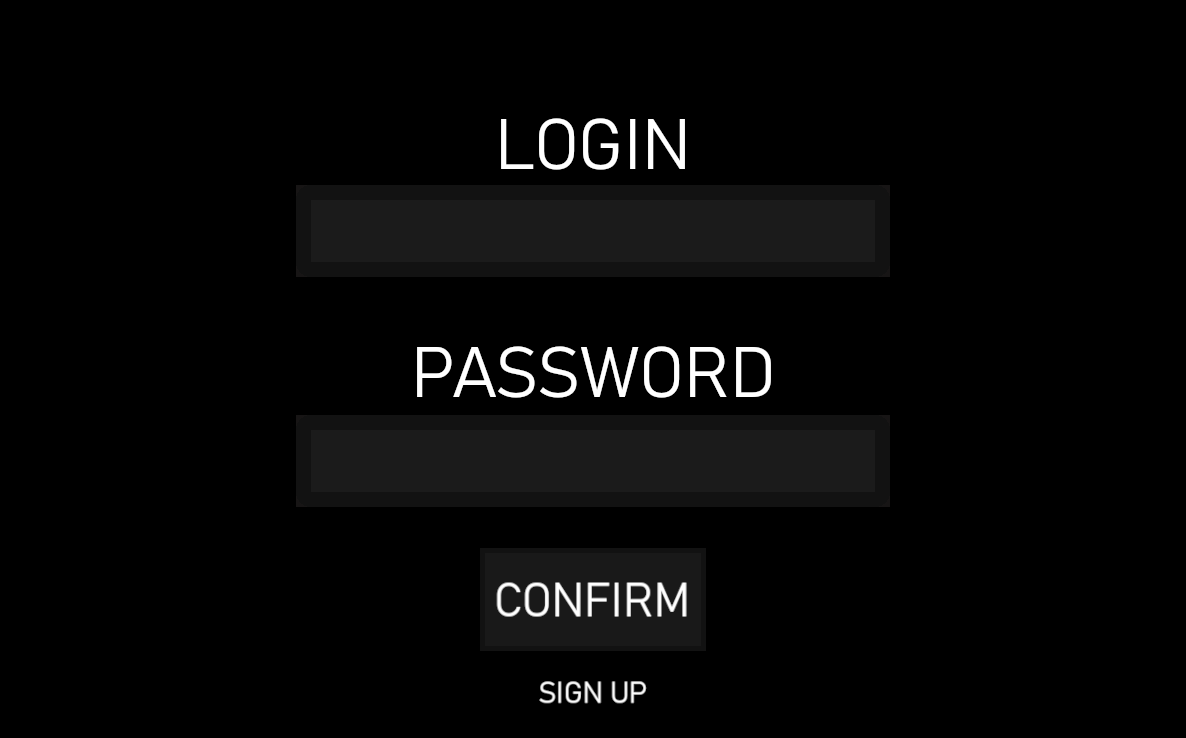
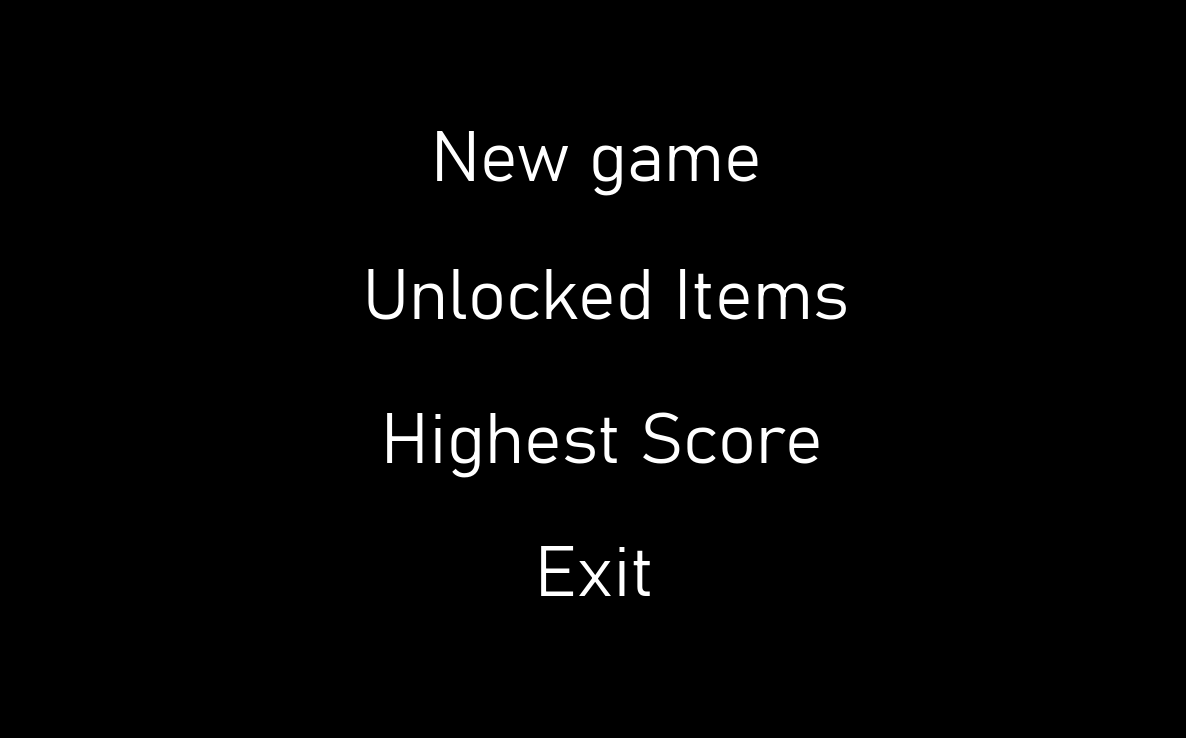
Before/after of a 1186 × 738 layered artwork. What changed in the layer stack:
removed layer "backgroundLOGIN.png" over [296, 118, 890, 704]
added layer "Exit" above "Highest Score" over [541, 546, 650, 596]
added layer "Highest Score" above "Unlocked Items" over [387, 412, 819, 478]
added layer "Unlocked Items" above "New game" over [368, 269, 846, 320]
added layer "New game" above "Warstwa" over [437, 131, 758, 196]
added layer "Warstwa" over [296, 118, 890, 704]
